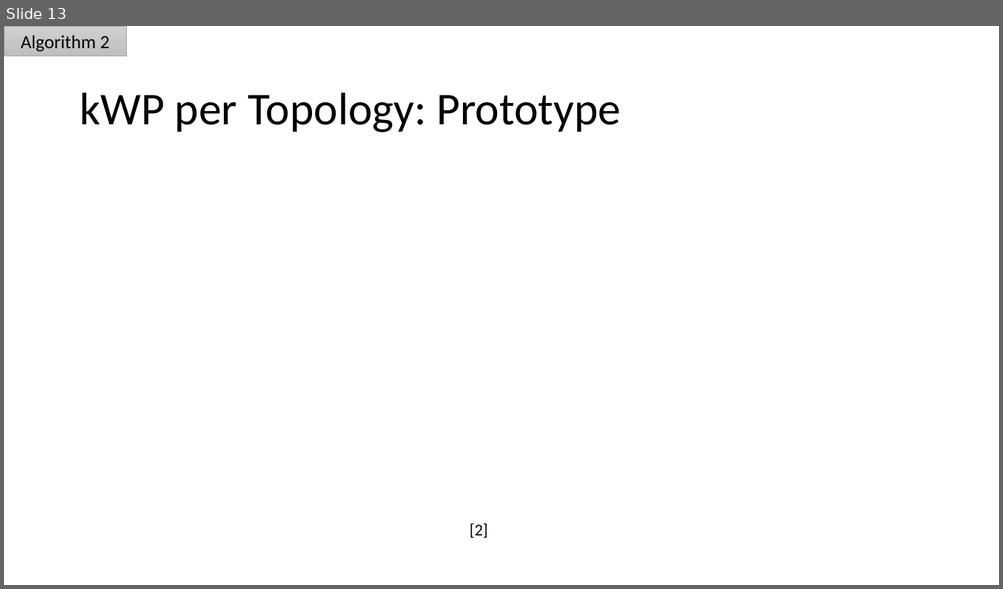
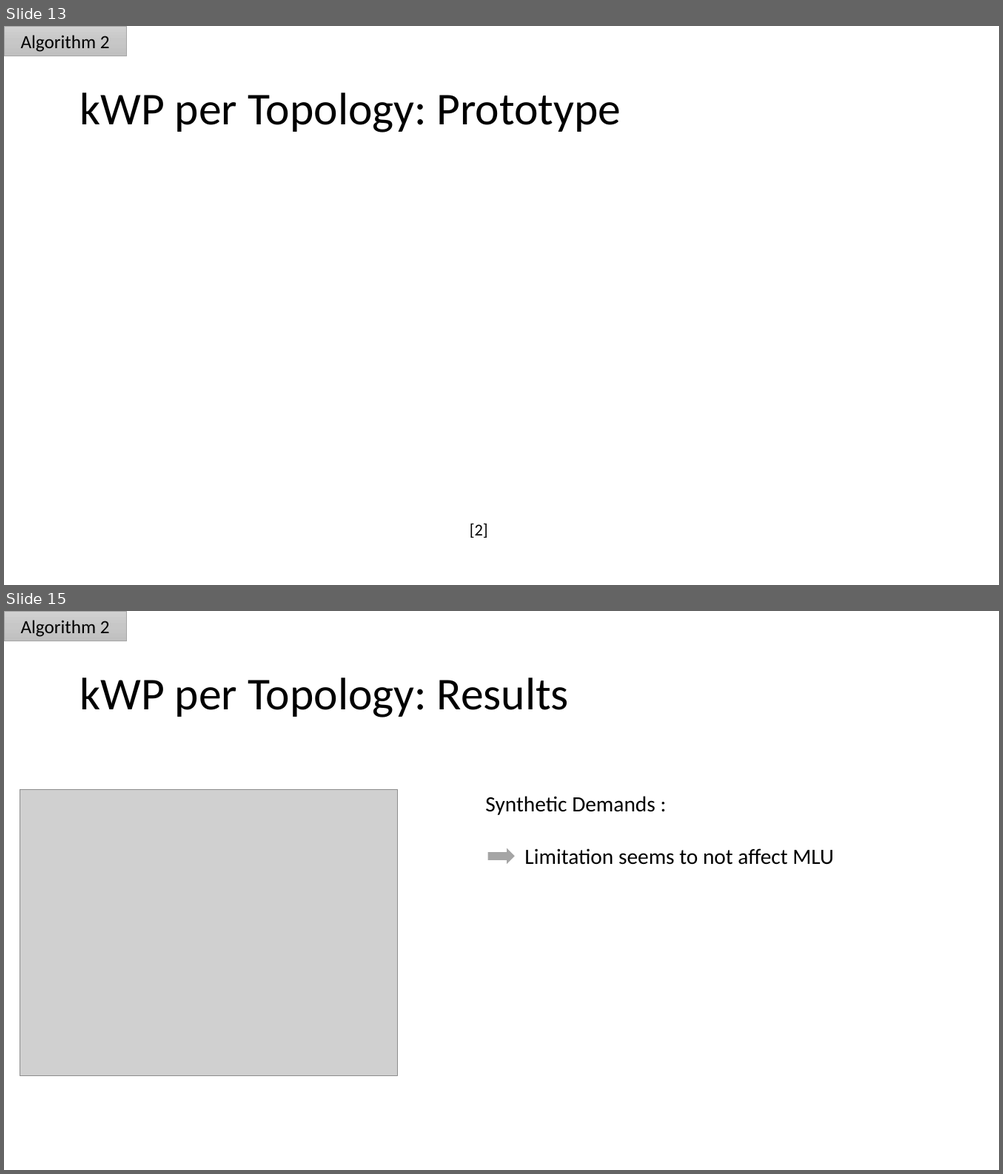
Before and after one commit to gajanns/Fachprojekt_Code, a slide deck: Presentation/Fachprojekt_Presentation1_Final.pptx. Shown one above the other, each under a label of ours: slide 13 before the commit, slides 13 and 15 after it; the slides between them are not shown. The pictures are 1003x589 and 1003x1174 pixels, drawn with LibreOffice and Linux fonts; fonts in the diff are those of the drawing; grey boxes stand for pictures; background and template pictures are left out. Boxes give left, top, right and bottom in pixels: in the first picture for what was removed or moved away, otherwise in the second. Text is boxed around its words. In the diff, an @@ line names an element or a change of style, - is before the commit and + after.

```diff
--- a/Presentation/Fachprojekt_Presentation1_Final.pptx
+++ b/Presentation/Fachprojekt_Presentation1_Final.pptx
@@ slide 15 added at (4,611,999,1170), background #FFFFFF @@
@@ rectangle added at (4,611,126,641), fill gradient #D1D1D1 to #C7C7C7 to #C0C0C0, outline #A5A5A5 0.5 pt @@
@@ text added at (21,620,110,637), 18 pt, text #000000 @@
+Algorithm 2
@@ title added at (79,678,569,718), 44 pt, text #000000 @@
+kWP per Topology: Results
@@ picture added at (20,789,397,1076) @@
@@ text added at (485,796,834,865), 21 pt, text #000000 @@
+Synthetic Demands :
+Limitation seems to not affect MLU
@@ right arrow added at (487,847,516,866), fill #A5A5A5, outline #FFFFFF 1 pt @@
```
Also in this commit, not shown: 4 slides changed, 4 other slides added.
